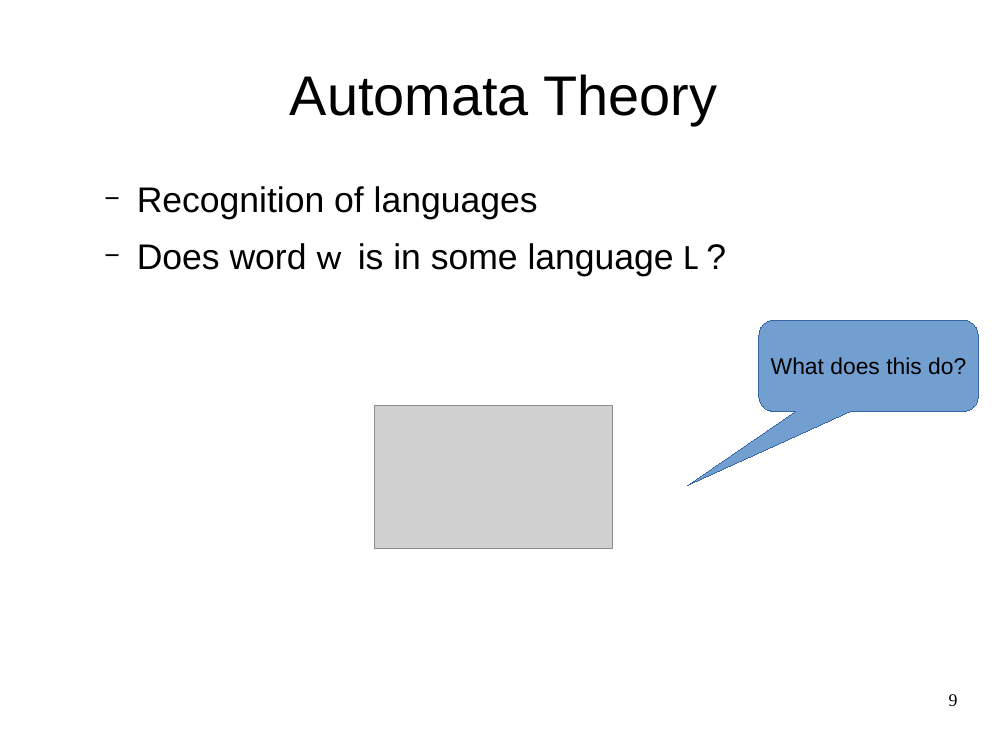
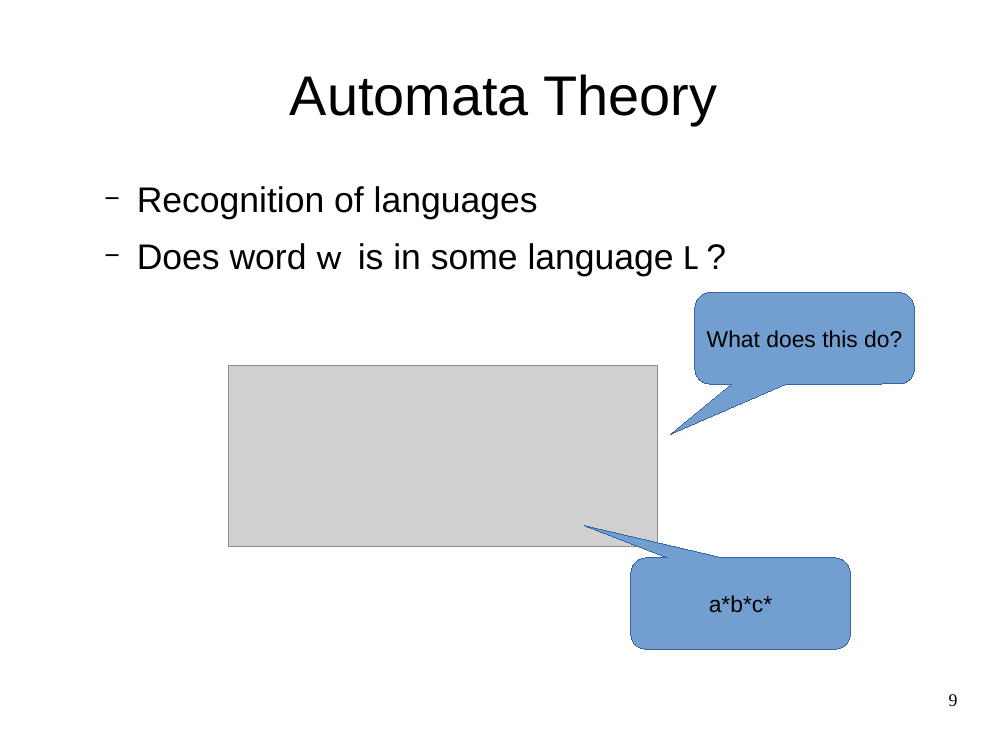
Before and after one commit to OriRoth/fling, a slide deck: slide 9 of Manuscripts/Thesis Seminar/Thesis Seminar.odp. Drawn at 1008x756 pixels with LibreOffice and Linux fonts; fonts in the diff are those of the drawing; grey boxes stand for pictures. Boxes give left, top, right and bottom in pixels: in the first picture for what was removed or moved away, otherwise in the second. Text is boxed around its words. In the diff, an @@ line names an element or a change of style, - is before the commit and + after.

```diff
--- a/Manuscripts/Thesis Seminar/Thesis Seminar.odp
+++ b/Manuscripts/Thesis Seminar/Thesis Seminar.odp
@@ rounded speech box "What does this do?": place and size @@
-rounded speech box "What does this do?" at [759, 320, 979, 412]
+rounded speech box "What does this do?" at [695, 293, 915, 384]
@@ rounded speech box "What does this do?" at [695, 293, 915, 384]: proportions changed @@
@@ picture: place and size @@
-picture at [375, 406, 613, 549]
+picture at [229, 366, 659, 546]
@@ rounded speech box added at [631, 558, 851, 649], fill #729FCF, outline #3465A4 0 pt, 18 pt, text #000000 @@
+a*b*c*
```
Also in this commit, not shown: 10 other slides changed, 4 slides added, 1 slide removed, 5 other files.
